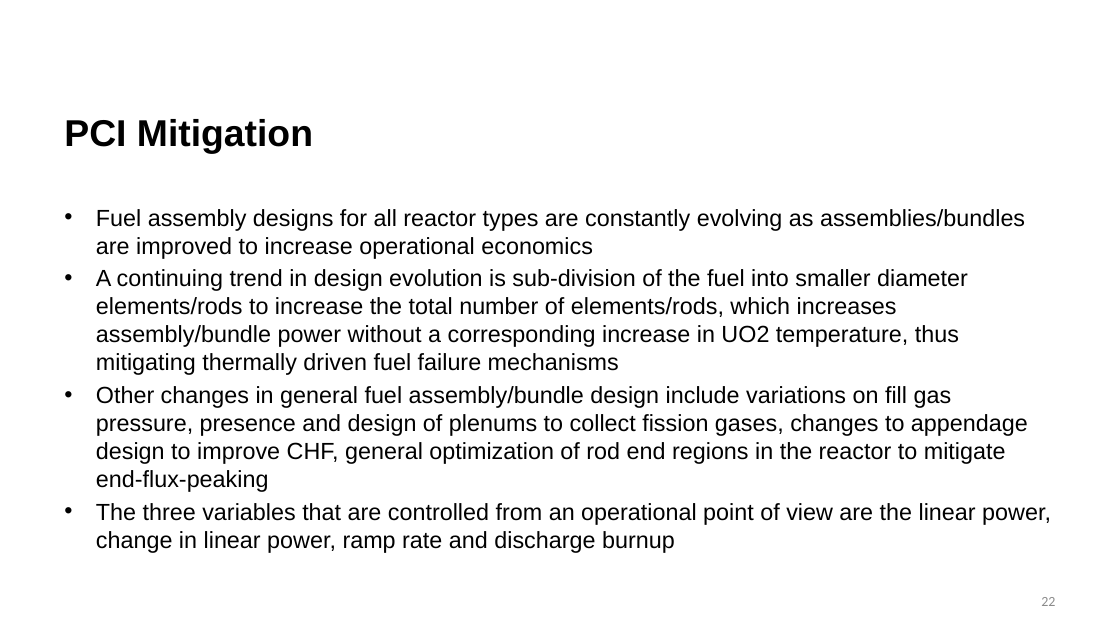
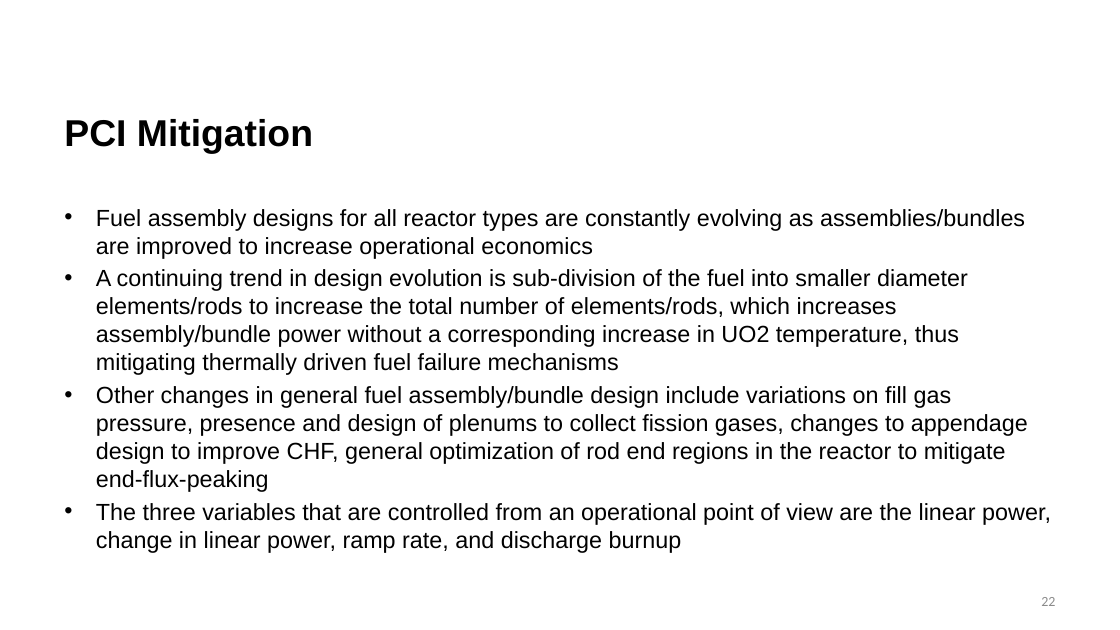
Before and after one commit to benbeeler/TEACHING, a slide deck: slide 22 of Nuclear_Fuel_Performance/NE533_Spring2025/Module3/Lec15_PCI.pptx. Drawn at 1120x630 pixels with LibreOffice and Linux fonts; fonts in the diff are those of the drawing; background and template pictures are left out. Boxes give left, top, right and bottom in pixels: in the first picture for what was removed or moved away, otherwise in the second. Text is boxed around its words. In the diff, an @@ line names an element or a change of style, - is before the commit and + after.

```diff
--- a/Nuclear_Fuel_Performance/NE533_Spring2025/Module3/Lec15_PCI.pptx
+++ b/Nuclear_Fuel_Performance/NE533_Spring2025/Module3/Lec15_PCI.pptx
@@ text at <box>96,503,1051,553</box>: text changed @@
-• The three variables that are controlled from an operational point of view are the linear power, change in linear power, ramp rate and discharge burnup
+• The three variables that are controlled from an operational point of view are the linear power, change in linear power, ramp rate, and discharge burnup
```
Also in this commit, not shown: 6 other slides changed, 2 slides added, 3 other files.
